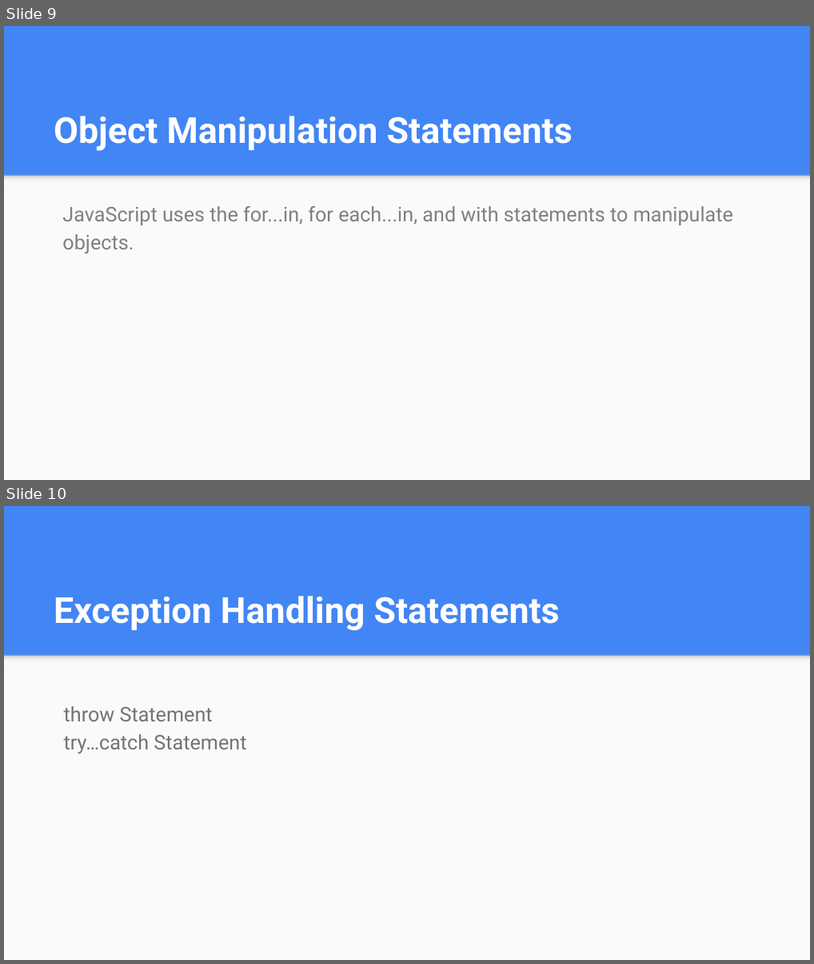
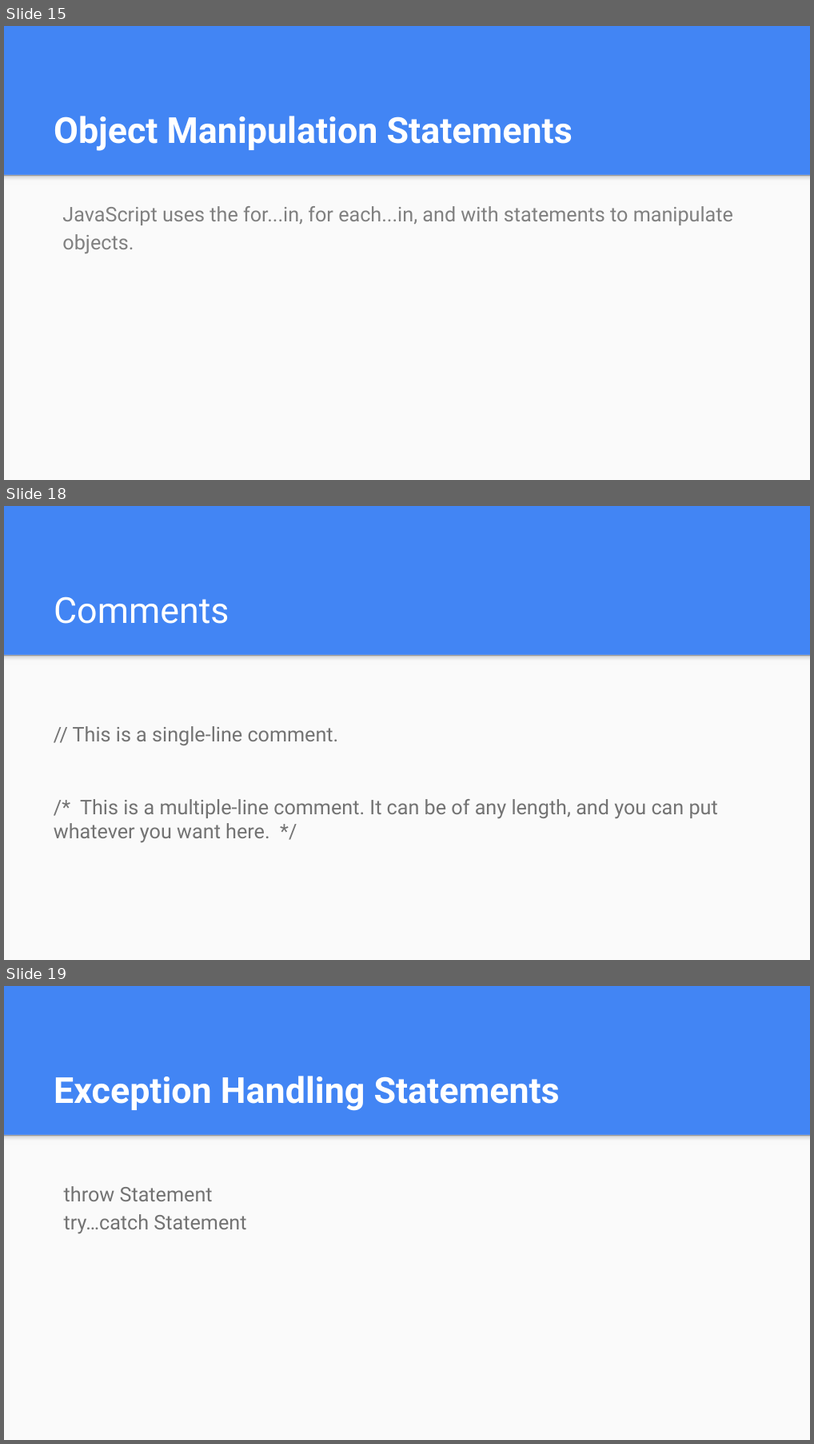
Before and after one commit to mdshohelrana/the-road-to-javascript, a slide deck: Class Content/Day 4/JavaScript Lesson 4.pptx. Shown one above the other, each under a label of ours: slides 9 and 10 before the commit, slides 15, 18 and 19 after it; the slides between them are not shown. The pictures are 814x964 and 814x1444 pixels, drawn with LibreOffice and Linux fonts; fonts in the diff are those of the drawing. Boxes give left, top, right and bottom in pixels: in the first picture for what was removed or moved away, otherwise in the second. Text is boxed around its words. In the diff, an @@ line names an element or a change of style, - is before the commit and + after.

```diff
--- a/Class Content/Day 4/JavaScript Lesson 4.pptx
+++ b/Class Content/Day 4/JavaScript Lesson 4.pptx
@@ slide 18 added at (4, 506, 810, 960), background #4285F4; not listed: 2 template elements that a slide beside it also shows @@
@@ title added at (54, 596, 229, 624), 32 pt, text #FFFFFF @@
+Comments
@@ text added at (54, 726, 718, 843), 18 pt, text #737373 @@
+// This is a single-line comment.
+/* This is a multiple-line comment. It can be of any length, and you can put whatever you want here. */
@@ what was slide 9 is now slide 15 @@
@@ what was slide 10 is now slide 19 @@
```
Also in this commit, not shown: 13 other slides added.
